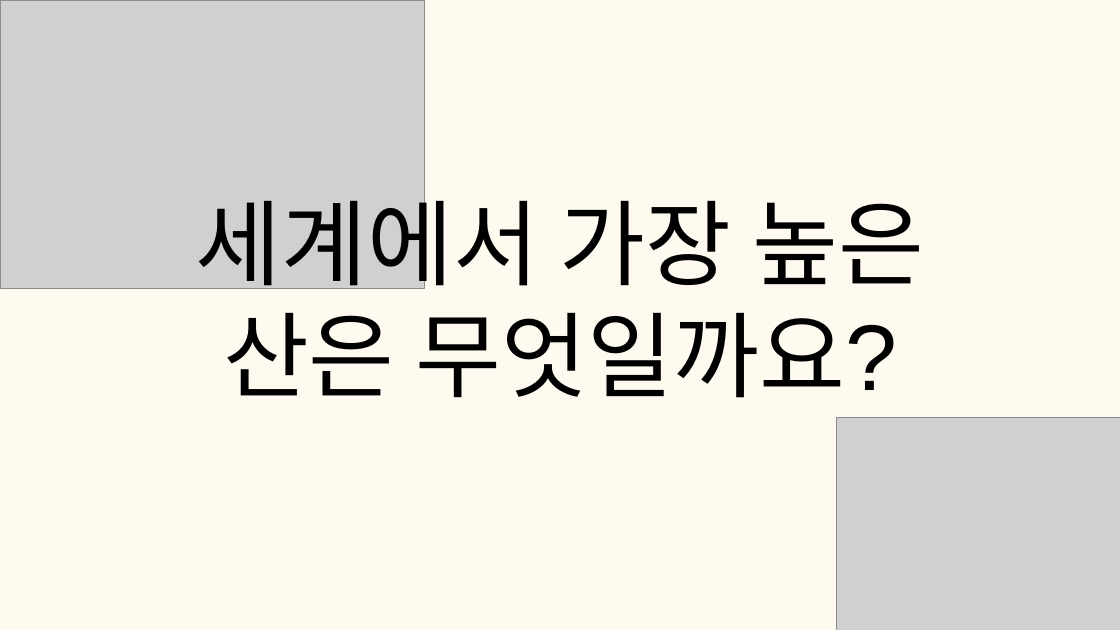
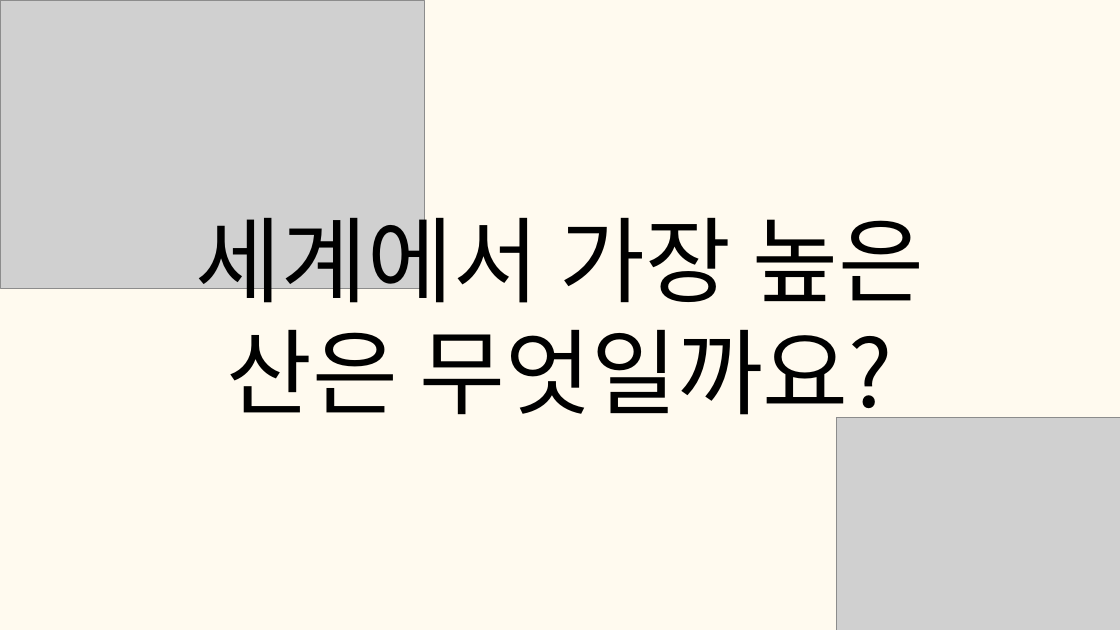
Before and after one commit to tkdgns25300/sunday_play, a slide deck: slide 15 of public/downloads/games/common-sense-quiz/rules.pptx. Drawn at 1120x630 pixels with LibreOffice and Linux fonts; fonts in the diff are those of the drawing; grey boxes stand for pictures. Boxes give left, top, right and bottom in pixels: in the first picture for what was removed or moved away, otherwise in the second. Text is boxed around its words. In the diff, an @@ line names an element or a change of style, - is before the commit and + after.

```diff
--- a/public/downloads/games/common-sense-quiz/rules.pptx
+++ b/public/downloads/games/common-sense-quiz/rules.pptx
@@ text "세계에서 가장 높은": place and size @@
-text "세계에서 가장 높은" at bbox=[196, 183, 925, 398]
+text "세계에서 가장 높은" at bbox=[196, 200, 925, 430]
@@ text "세계에서 가장 높은" at bbox=[196, 200, 925, 430]: font Arial to Noto Sans CJK KR @@
```
Also in this commit, not shown: 44 other slides changed, 3 other files.
